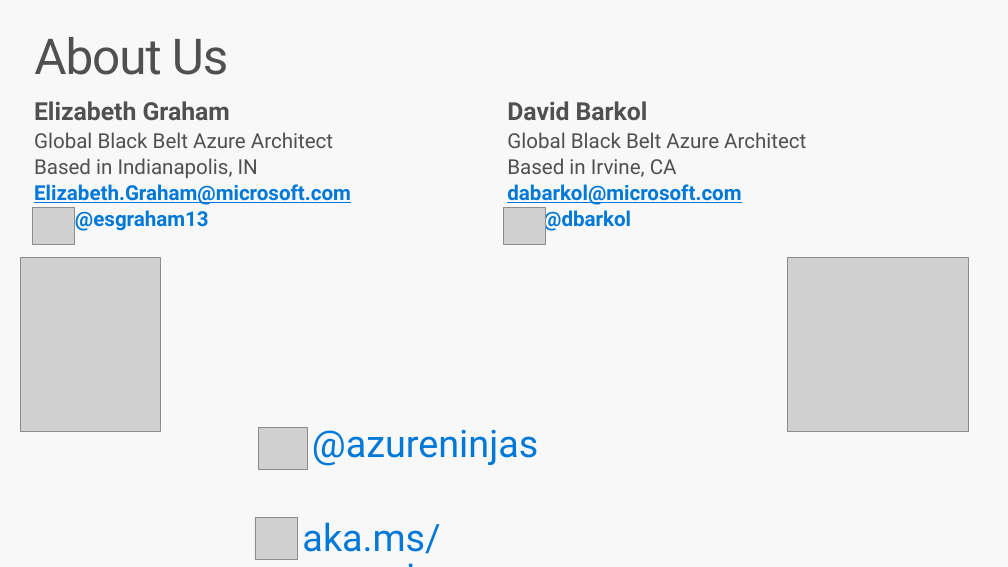
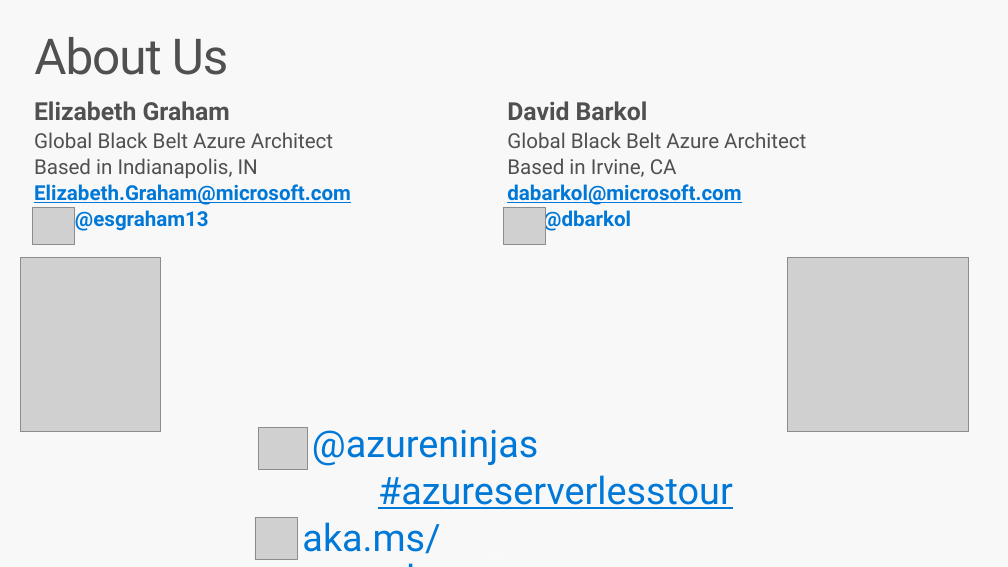
Before and after one commit to codingwithsasquatch/serverless_ninjas_workshop, a slide deck: slide 3 of 1-Intros_and_Overview/Serverless_Workshop-Intros_and_Overview.pptx. Drawn at 1008x567 pixels with LibreOffice and Linux fonts; fonts in the diff are those of the drawing; grey boxes stand for pictures. Boxes give left, top, right and bottom in pixels: in the first picture for what was removed or moved away, otherwise in the second. Text is boxed around its words. In the diff, an @@ line names an element or a change of style, - is before the commit and + after.

```diff
--- a/1-Intros_and_Overview/Serverless_Workshop-Intros_and_Overview.pptx
+++ b/1-Intros_and_Overview/Serverless_Workshop-Intros_and_Overview.pptx
@@ text at [378, 475, 733, 509]: paragraph added @@
+#azureserverlesstour
```
Also in this commit, not shown: 4 other slides changed.
